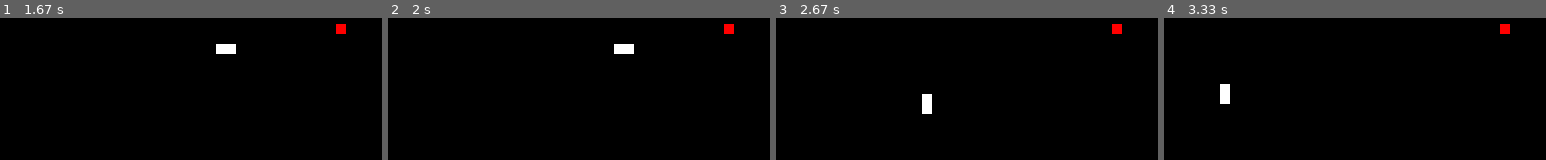
Above: before the commit, frames 1-4 (left to right).
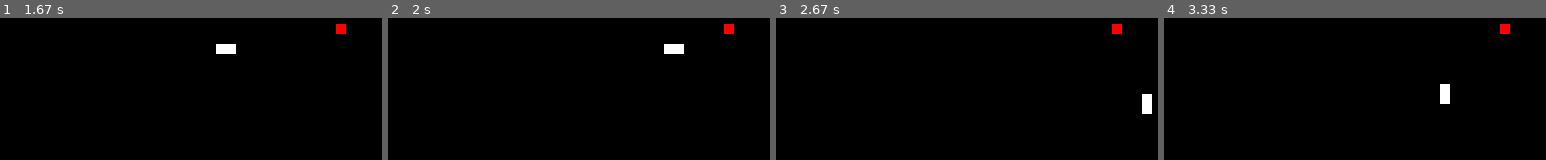
Above: after the commit, the same moments.

Repository: lgigek/pygame-snake
Game: pygame game, started from main.py
Two runs of this game, one before a commit and one after it. Both use one fixed random seed, a clock stepped at 60 frames per second and the inputs below.
Inputs:
- Up to frame 1 (1.67 s): hold Right 0.33-0.8 s; hold Up 0.83-1.3 s; hold Right from 1.33 s (still down)
- Up to frame 2 (2 s): release Right at 1.8 s; hold Left from 1.83 s (still down)
- Up to frame 3 (2.67 s): release Left at 2.37 s; hold Down from 2.4 s (still down)
- Up to frame 4 (3.33 s): release Down at 2.7 s; hold Left 2.73-3.13 s; hold Up from 3.17 s (still down)

Frame 1 is identical in both runs. In frame 2, 0.7% of the frame differs, in the area x 59-78%, y 18-26%; in frame 3, 0.7%; in frame 4, 0.7%.

Commit message:
added logic to disable changing direction to opposite ones

Diff:
--- a/src/snake.py
+++ b/src/snake.py
@@ -9,6 +9,18 @@
     DOWN = 2
     LEFT = 3
 
+    @staticmethod
+    def is_opposite(direction_1, direction_2) -> bool:
+        if direction_1 == Direction.UP and direction_2 == Direction.DOWN:
+            return True
+        if direction_1 == Direction.DOWN and direction_2 == Direction.UP:
+            return True
+        if direction_1 == Direction.LEFT and direction_2 == Direction.RIGHT:
+            return True
+        if direction_1 == Direction.RIGHT and direction_2 == Direction.LEFT:
+            return True
+        return False
+
 
 class Snake:
     def __init__(self):
@@ -16,7 +28,16 @@
         self.position = [(200, 200), (210, 200), (220, 200)]  # setting initial position
         self.body = pygame.Surface((10, 10))  # defining body type
         self.body.fill((255, 255, 255))  # setting a color to snake_body
-        self.direction = Direction.RIGHT  # setting a default direction
+        self._direction = Direction.RIGHT  # setting a default direction
+
+    @property
+    def direction(self):
+        return self._direction
+
+    @direction.setter
+    def direction(self, new_value: Direction):
+        if not Direction.is_opposite(self._direction, new_value):
+            self._direction = new_value
 
     @property
     def head(self):
Not shown, changed: README.md
